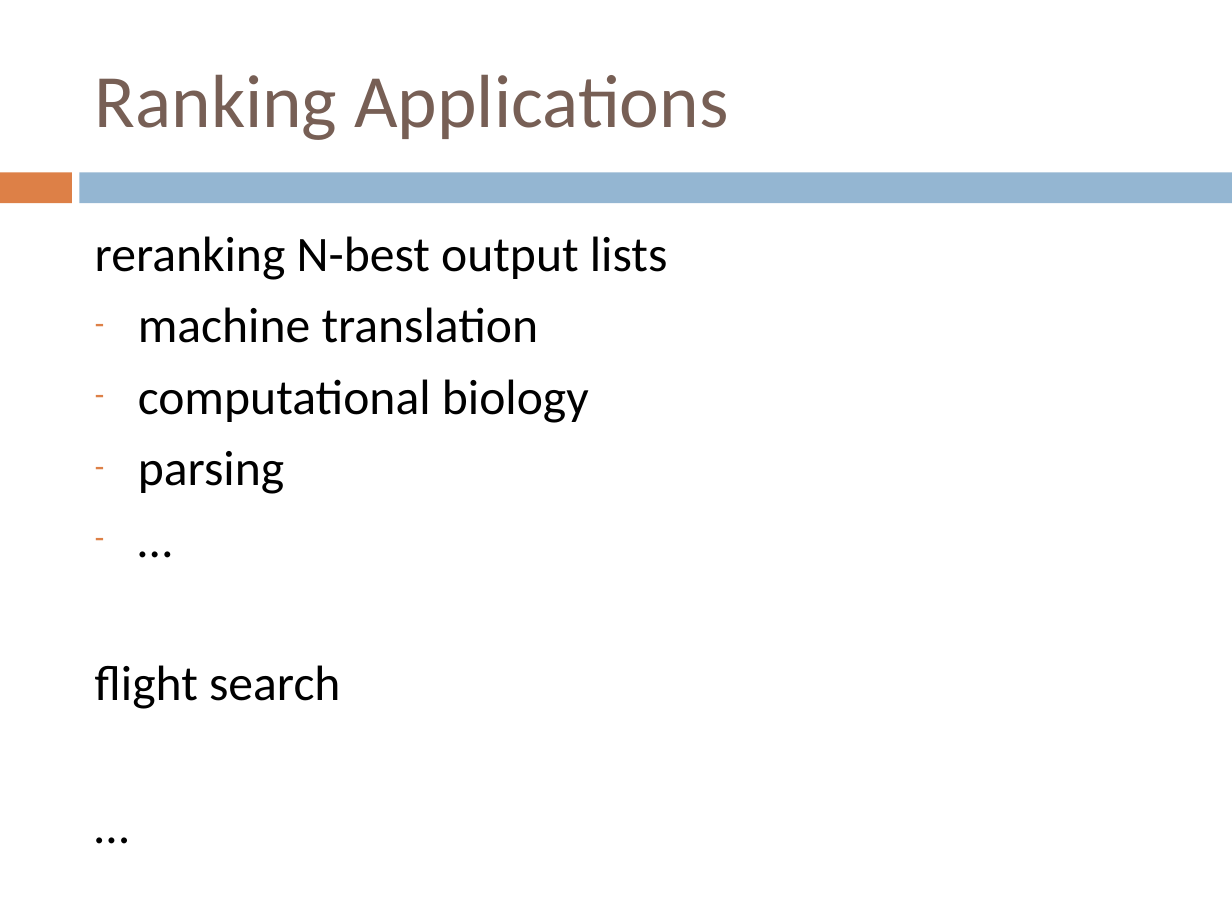
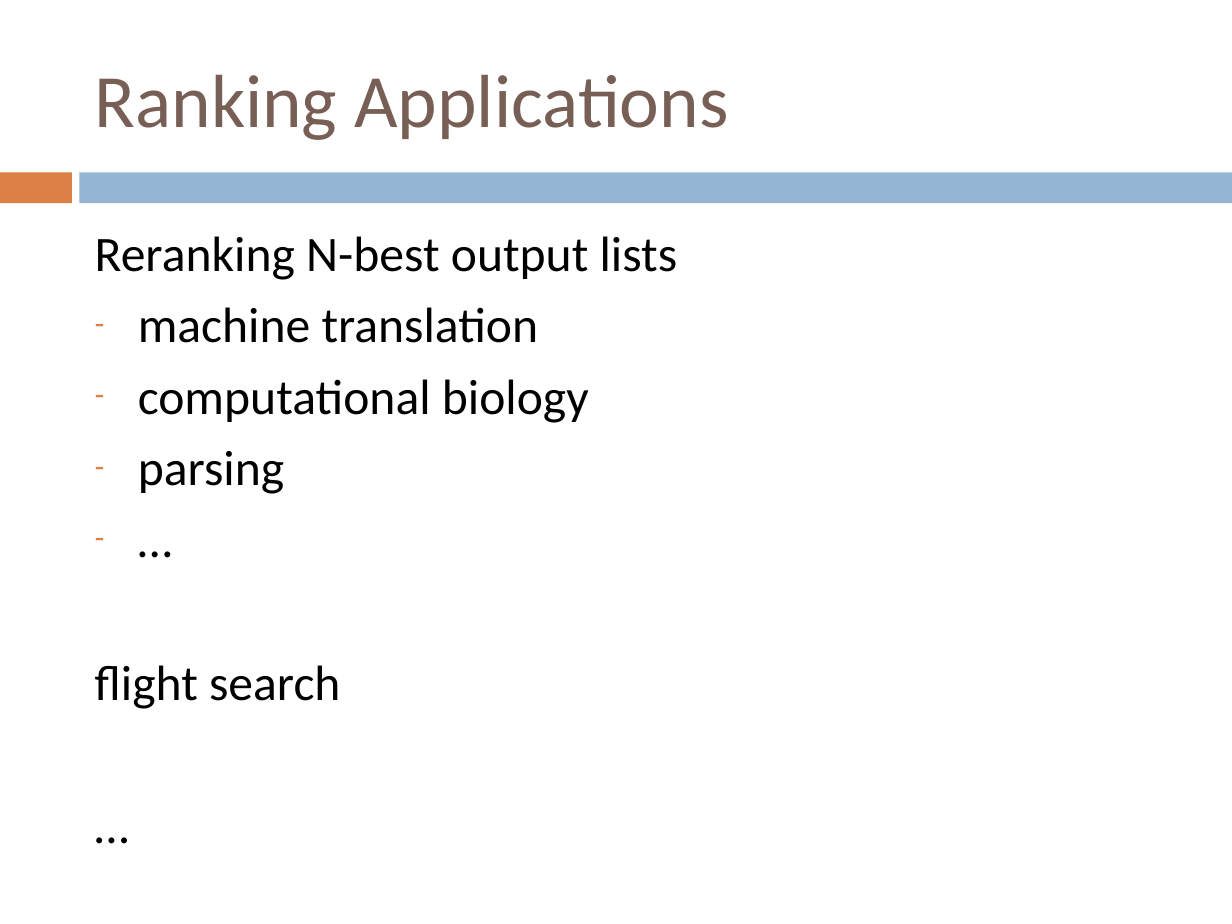
Before and after one commit to Collins-kariuk/Machine-Learning-CS158, a slide deck: slide 55 of Lectures/Lecture 08_Beyond Binary Classification.pptx. Drawn at 1232x924 pixels with LibreOffice and Linux fonts; fonts in the diff are those of the drawing. Boxes give left, top, right and bottom in pixels: in the first picture for what was removed or moved away, otherwise in the second. Text is boxed around its words. In the diff, an @@ line names an element or a change of style, - is before the commit and + after.

```diff
--- a/Lectures/Lecture 08_Beyond Binary Classification.pptx
+++ b/Lectures/Lecture 08_Beyond Binary Classification.pptx
@@ text at <box>95,236,678,280</box>: text changed @@
-reranking N-best output lists
+Reranking N-best output lists
```
Also in this commit, not shown: 1 other slide changed, 1 other file.
